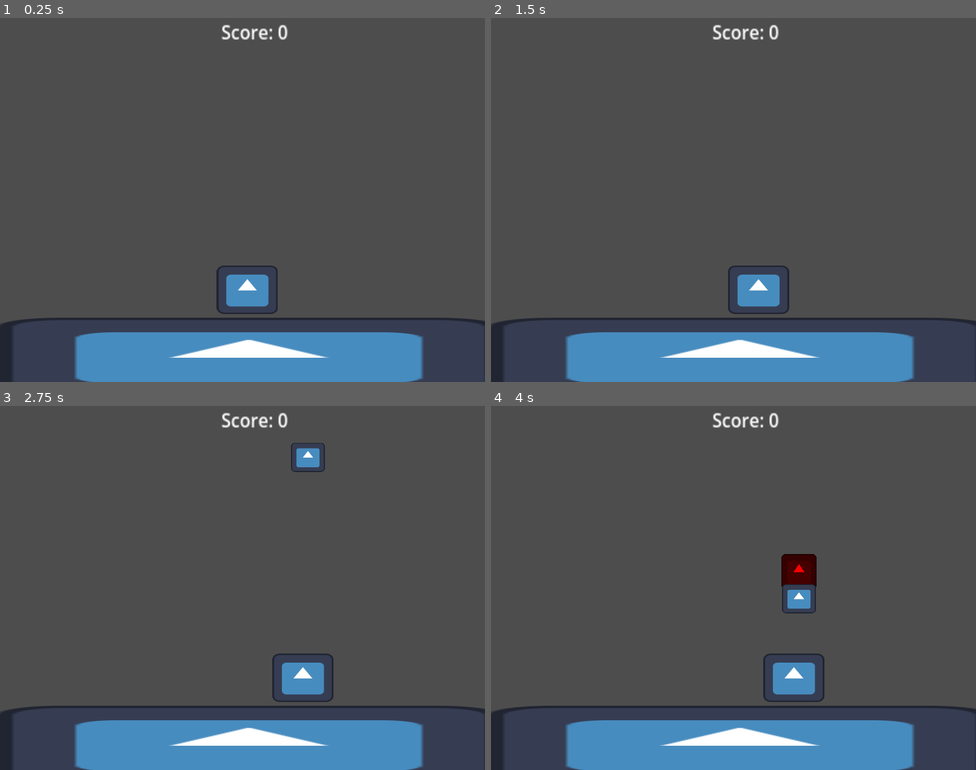
Above: before the commit, frames 1-4 (two rows, left to right).
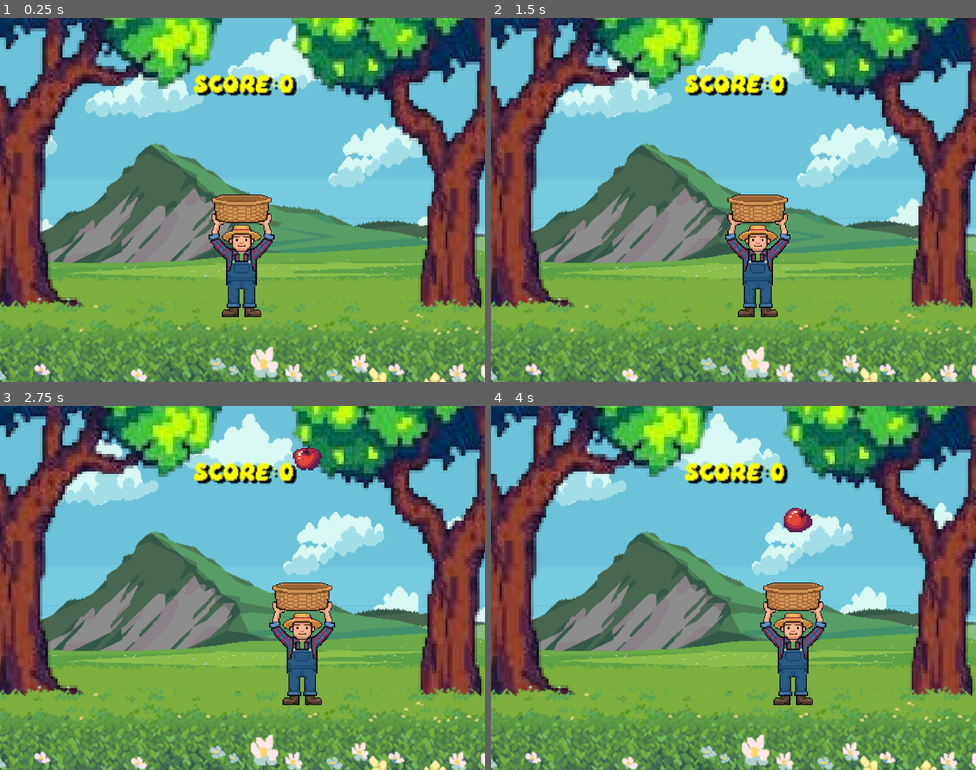
Above: after the commit, the same moments.

Repository: Samullv/Catch
Game: Godot game, scene res://Scenes/main.tscn
Two runs of this game, one before a commit and one after it. Both use one fixed random seed, a clock stepped at 60 frames per second and the inputs below. The engine's default icon, where the game draws it, is replaced by a stand-in: a white triangle on a blue panel in a dark square.
Inputs:
- Up to frame 1 (0.25 s): no input
- Up to frame 2 (1.5 s): hold E 0.53-1.28 s; tap Q at 1.35 s
- Up to frame 3 (2.75 s): hold E from 2.03 s (still down)
- Up to frame 4 (4 s): release E at 2.78 s; tap Q at 2.85 s; hold E from 3.53 s (still down)

The runs differ from the first frame. In frame 1, 99% of the frame differs, in the area x 0-100%, y 0-100%; in frame 2, 99%; in frame 3, 99%; in frame 4, 99%.

Commit message:
Adicionei os sprites e ajeitei o bug do score

Diff:
--- a/Scenes/bomb.tscn
+++ b/Scenes/bomb.tscn
@@ -1,23 +1,65 @@
-[gd_scene load_steps=4 format=3 uid="uid://b2mbdqjqstqxw"]
+[gd_scene load_steps=9 format=3 uid="uid://b2mbdqjqstqxw"]
 
 [ext_resource type="Script" uid="uid://xy5g3pt3ri6r" path="res://Scripts/bomb.gd" id="1_kdyat"]
-[ext_resource type="Texture2D" uid="uid://c3j0v1td7f2xl" path="res://icon.svg" id="1_yx723"]
+[ext_resource type="Texture2D" uid="uid://ys2lspiq1ct6" path="res://Sprites/pixilart-1770146031980.png" id="2_kdyat"]
 
 [sub_resource type="CircleShape2D" id="CircleShape2D_kdyat"]
 radius = 25.0
 
+[sub_resource type="AtlasTexture" id="AtlasTexture_2fiif"]
+atlas = ExtResource("2_kdyat")
+region = Rect2(0, 0, 16, 16)
+
+[sub_resource type="AtlasTexture" id="AtlasTexture_60xmw"]
+atlas = ExtResource("2_kdyat")
+region = Rect2(0, 16, 16, 16)
+
+[sub_resource type="AtlasTexture" id="AtlasTexture_l8kb1"]
+atlas = ExtResource("2_kdyat")
+region = Rect2(0, 32, 16, 16)
+
+[sub_resource type="AtlasTexture" id="AtlasTexture_mkuqu"]
+atlas = ExtResource("2_kdyat")
+region = Rect2(0, 64, 16, 16)
+
+[sub_resource type="SpriteFrames" id="SpriteFrames_gy8dh"]
+animations = [{
+"frames": [{
+"duration": 1.0,
+"texture": SubResource("AtlasTexture_2fiif")
+}, {
+"duration": 1.0,
+"texture": SubResource("AtlasTexture_60xmw")
+}, {
+"duration": 1.0,
+"texture": SubResource("AtlasTexture_l8kb1")
+}, {
+"duration": 1.0,
+"texture": SubResource("AtlasTexture_mkuqu")
+}],
+"loop": true,
+"name": &"bomb",
+"speed": 4.0
+}]
+
 [node name="bomb" type="RigidBody2D"]
+visibility_layer = 2
+scale = Vector2(1.03947, 1.23171)
+gravity_scale = 0.7
 contact_monitor = true
 max_contacts_reported = 1
 script = ExtResource("1_kdyat")
 
 [node name="CollisionShape2D" type="CollisionShape2D" parent="."]
+scale = Vector2(1, 0.740198)
 shape = SubResource("CircleShape2D_kdyat")
 
-[node name="Sprite2D" type="Sprite2D" parent="."]
-modulate = Color(0.976471, 0, 0, 1)
+[node name="AnimatedSprite2D" type="AnimatedSprite2D" parent="."]
 texture_filter = 1
-scale = Vector2(0.453125, 0.453125)
-texture = ExtResource("1_yx723")
+scale = Vector2(3.078, 2.299)
+sprite_frames = SubResource("SpriteFrames_gy8dh")
+animation = &"bomb"
+autoplay = "bomb"
+frame_progress = 0.913458
 
 [connection signal="body_entered" from="." to="." method="_on_body_entered"]
--- a/Scenes/fruta.tscn
+++ b/Scenes/fruta.tscn
@@ -1,12 +1,49 @@
-[gd_scene load_steps=4 format=3 uid="uid://c4j0vi4xm0hj8"]
+[gd_scene load_steps=9 format=3 uid="uid://c4j0vi4xm0hj8"]
 
 [ext_resource type="Script" uid="uid://0015wbsj2ab7" path="res://fruta.gd" id="1_lv70x"]
-[ext_resource type="Texture2D" uid="uid://c3j0v1td7f2xl" path="res://icon.svg" id="1_tdt5t"]
+[ext_resource type="Texture2D" uid="uid://b5gsmx781xpr2" path="res://Sprites/Fruit+.png" id="2_lv70x"]
 
 [sub_resource type="CircleShape2D" id="CircleShape2D_tdt5t"]
-radius = 20.025
+radius = 20.3008
+
+[sub_resource type="AtlasTexture" id="AtlasTexture_wos1q"]
+atlas = ExtResource("2_lv70x")
+region = Rect2(0, 0, 16, 16)
+
+[sub_resource type="AtlasTexture" id="AtlasTexture_hi553"]
+atlas = ExtResource("2_lv70x")
+region = Rect2(0, 16, 16, 16)
+
+[sub_resource type="AtlasTexture" id="AtlasTexture_b6k4l"]
+atlas = ExtResource("2_lv70x")
+region = Rect2(0, 32, 16, 16)
+
+[sub_resource type="AtlasTexture" id="AtlasTexture_ka4fi"]
+atlas = ExtResource("2_lv70x")
+region = Rect2(0, 64, 16, 16)
+
+[sub_resource type="SpriteFrames" id="SpriteFrames_6wbfy"]
+animations = [{
+"frames": [{
+"duration": 1.0,
+"texture": SubResource("AtlasTexture_wos1q")
+}, {
+"duration": 1.0,
+"texture": SubResource("AtlasTexture_hi553")
+}, {
+"duration": 1.0,
+"texture": SubResource("AtlasTexture_b6k4l")
+}, {
+"duration": 1.0,
+"texture": SubResource("AtlasTexture_ka4fi")
+}],
+"loop": true,
+"name": &"fruta",
+"speed": 4.0
+}]
 
 [node name="fruta" type="RigidBody2D"]
+visibility_layer = 2
 z_index = 10
 gravity_scale = 0.5
 can_sleep = false
@@ -15,10 +52,18 @@
 script = ExtResource("1_lv70x")
 
 [node name="CollisionShape2D" type="CollisionShape2D" parent="."]
+scale = Vector2(1.13622, 1.30122)
 shape = SubResource("CircleShape2D_tdt5t")
+one_way_collision_margin = 0.0
 
-[node name="Sprite2D" type="Sprite2D" parent="."]
-scale = Vector2(0.4375, 0.375)
-texture = ExtResource("1_tdt5t")
+[node name="AnimatedSprite2D" type="AnimatedSprite2D" parent="."]
+visibility_layer = 3
+texture_filter = 1
+scale = Vector2(3.11427, 2.67452)
+sprite_frames = SubResource("SpriteFrames_6wbfy")
+animation = &"fruta"
+autoplay = "fruta"
+frame = 2
+frame_progress = 0.643453
 
 [connection signal="body_entered" from="." to="." method="_on_body_entered"]
--- a/Scenes/main.tscn
+++ b/Scenes/main.tscn
@@ -1,11 +1,17 @@
-[gd_scene load_steps=8 format=3 uid="uid://bqij6dlj81plt"]
+[gd_scene load_steps=14 format=3 uid="uid://bqij6dlj81plt"]
 
 [ext_resource type="Script" uid="uid://ct2noxi54w2a1" path="res://Scripts/main.gd" id="1_8gbba"]
-[ext_resource type="Texture2D" uid="uid://c3j0v1td7f2xl" path="res://icon.svg" id="2_8gbba"]
 [ext_resource type="PackedScene" uid="uid://cm1jqphv0vwom" path="res://Scenes/person.tscn" id="2_bo1nx"]
 [ext_resource type="PackedScene" uid="uid://c4j0vi4xm0hj8" path="res://Scenes/fruta.tscn" id="2_jjvhh"]
 [ext_resource type="PackedScene" uid="uid://b2mbdqjqstqxw" path="res://Scenes/bomb.tscn" id="3_21xkr"]
+[ext_resource type="Texture2D" uid="uid://tlwl5lykhg4h" path="res://Sprites/2.png" id="4_21xkr"]
+[ext_resource type="Texture2D" uid="uid://cq1susr7uyy6h" path="res://Sprites/images-removebg-preview.png" id="4_d1ilt"]
+[ext_resource type="Texture2D" uid="uid://dt6hfqfy8pupf" path="res://Sprites/4.png" id="4_ynf5e"]
 [ext_resource type="Script" uid="uid://bp800krscr8dj" path="res://Scripts/ui.gd" id="5_kry3j"]
+[ext_resource type="Script" uid="uid://dup4cdjfl376d" path="res://Scripts/layer_1.gd" id="6_hptm8"]
+[ext_resource type="Texture2D" uid="uid://cyaghpgamige7" path="res://Sprites/1.png" id="7_hptm8"]
+[ext_resource type="Texture2D" uid="uid://rpp2gu1xa72a" path="res://Sprites/3.png" id="9_d1ilt"]
+[ext_resource type="FontFile" uid="uid://ceooj8s6ssns1" path="res://font/Daydream DEMO.otf" id="12_6iyac"]
 
 [sub_resource type="RectangleShape2D" id="RectangleShape2D_kry3j"]
 size = Vector2(808, 112)
@@ -17,19 +23,31 @@
 bomb_scene = ExtResource("3_21xkr")
 
 [node name="map" type="StaticBody2D" parent="."]
-position = Vector2(418, 664)
+position = Vector2(464, 669)
+
+[node name="tree3" type="Sprite2D" parent="map"]
+texture_filter = 1
+position = Vector2(-448, -600)
+scale = Vector2(4.04278, 4.76)
+texture = ExtResource("4_d1ilt")
+
+[node name="tree2" type="Sprite2D" parent="map"]
+texture_filter = 1
+position = Vector2(272, -544)
+scale = Vector2(3.73622, 4.84708)
+texture = ExtResource("4_d1ilt")
 
 [node name="CollisionShape2D" type="CollisionShape2D" parent="map"]
-position = Vector2(-13, -118)
+position = Vector2(-56, -112)
 shape = SubResource("RectangleShape2D_kry3j")
 
-[node name="Sprite2D" type="Sprite2D" parent="map"]
-position = Vector2(-15.5, -109)
-scale = Vector2(6.49219, 1)
-texture = ExtResource("2_8gbba")
+[node name="2" type="Sprite2D" parent="map"]
+position = Vector2(-72, -384)
+scale = Vector2(1.24808, 1.45225)
+texture = ExtResource("4_ynf5e")
 
 [node name="person" parent="." instance=ExtResource("2_bo1nx")]
-position = Vector2(400, 445)
+position = Vector2(392, 389)
 
 [node name="Fruittimer" type="Timer" parent="."]
 
@@ -37,13 +55,51 @@
 one_shot = true
 autostart = true
 
+[node name="Bombtimer" type="Timer" parent="."]
+wait_time = 3.0
+
+[node name="BG" type="ParallaxBackground" parent="."]
+
+[node name="layer1" type="ParallaxLayer" parent="BG"]
+auto_translate_mode = 1
+motion_mirroring = Vector2(800, 0)
+script = ExtResource("6_hptm8")
+
+[node name="sprite1" type="Sprite2D" parent="BG/layer1"]
+texture_filter = 1
+position = Vector2(400, 296)
+scale = Vector2(1.0697, 1.38687)
+texture = ExtResource("7_hptm8")
+
+[node name="layer2" type="ParallaxLayer" parent="BG"]
+
+[node name="sprite2" type="Sprite2D" parent="BG/layer2"]
+texture_filter = 1
+position = Vector2(400, 304)
+scale = Vector2(1.04, 1)
+texture = ExtResource("4_21xkr")
+
+[node name="layer3" type="ParallaxLayer" parent="BG"]
+
+[node name="sprite3" type="Sprite2D" parent="BG/layer3"]
+texture_filter = 1
+position = Vector2(400, 304)
+scale = Vector2(1.04, 1)
+texture = ExtResource("9_d1ilt")
+
 [node name="Interface" type="CanvasLayer" parent="."]
 
 [node name="UI" type="Control" parent="Interface"]
+z_index = -1
+z_as_relative = false
 layout_mode = 3
 anchors_preset = 15
 anchor_right = 1.0
 anchor_bottom = 1.0
+offset_left = 8.0
+offset_top = -16.0
+offset_right = 8.0
+offset_bottom = -16.0
 grow_horizontal = 2
 grow_vertical = 2
 script = ExtResource("5_kry3j")
@@ -53,15 +109,20 @@
 anchors_preset = 5
 anchor_left = 0.5
 anchor_right = 0.5
-offset_left = -35.0
-offset_right = 35.0
-offset_bottom = 23.0
+offset_left = -88.0
+offset_top = 104.0
+offset_right = 22.0
+offset_bottom = 128.0
 grow_horizontal = 2
 scale = Vector2(1.81871, 1.96425)
-text = "Score: 00"
-
-[node name="Bombtimer" type="Timer" parent="."]
-wait_time = 2.0
+theme_override_colors/font_color = Color(1, 1, 0, 1)
+theme_override_colors/font_shadow_color = Color(0, 0, 0, 1)
+theme_override_constants/line_spacing = 4
+theme_override_constants/shadow_offset_x = 3
+theme_override_constants/shadow_offset_y = 2
+theme_override_fonts/font = ExtResource("12_6iyac")
+theme_override_font_sizes/font_size = 13
+text = "Score 0"
 
 [connection signal="timeout" from="Fruittimer" to="." method="_on_fruittimer_timeout"]
 [connection signal="timeout" from="Starttime" to="." method="_on_starttime_timeout"]
--- a/Scenes/person.tscn
+++ b/Scenes/person.tscn
@@ -1,18 +1,19 @@
 [gd_scene load_steps=4 format=3 uid="uid://cm1jqphv0vwom"]
 
 [ext_resource type="Script" uid="uid://cumyop046vadq" path="res://person.gd" id="1_10xcd"]
-[ext_resource type="Texture2D" uid="uid://c3j0v1td7f2xl" path="res://icon.svg" id="2_74dau"]
+[ext_resource type="Texture2D" uid="uid://cwjrjvs7ivhu8" path="res://Sprites/IdleF.png" id="2_74dau"]
 
 [sub_resource type="RectangleShape2D" id="RectangleShape2D_74dau"]
-size = Vector2(92, 71.5)
+size = Vector2(92, 180)
 
 [node name="person" type="CharacterBody2D"]
 script = ExtResource("1_10xcd")
 
 [node name="CollisionShape2D" type="CollisionShape2D" parent="."]
-position = Vector2(0, 3.25)
+position = Vector2(0, 7)
 shape = SubResource("RectangleShape2D_74dau")
 
 [node name="Sprite2D" type="Sprite2D" parent="."]
-scale = Vector2(0.789062, 0.625)
+texture_filter = 1
+scale = Vector2(0.484531, 0.4465)
 texture = ExtResource("2_74dau")
--- /dev/null
+++ b/Scripts/layer_1.gd
@@ -0,0 +1,6 @@
+extends ParallaxLayer
+
+var velocity = 30
+
+func _process(delta):
+	self.motion_offset.x -= velocity * delta
--- a/project.godot
+++ b/project.godot
@@ -28,3 +28,8 @@
 
 3d_physics/size/viewport_height=648
 3d_physics/size/viewport_width=1152
+
+[rendering]
+
+renderer/rendering_method="gl_compatibility"
+renderer/rendering_method.mobile="gl_compatibility"
Not shown, added: Scripts/layer_1.gd.uid
Binary file added: Sprites/1.png
Not shown, added: Sprites/1.png.import
Binary file added: Sprites/2.png
Not shown, added: Sprites/2.png.import
Binary file added: Sprites/3.png
Not shown, added: Sprites/3.png.import
Binary file added: Sprites/4.png
Not shown, added: Sprites/4.png.import
Binary file added: Sprites/48x48 trees (1).png
Not shown, added: Sprites/48x48 trees (1).png.import
Binary file added: Sprites/48x48 trees (2).png
(and 11 more such lines)
